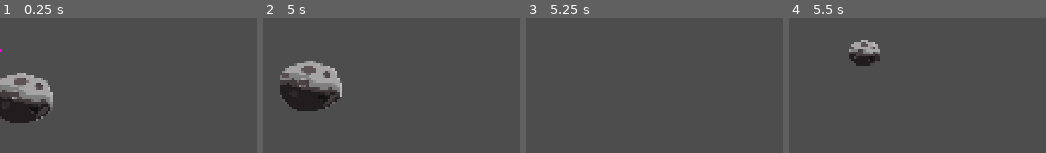
Above: before the commit, frames 1-4 (left to right).
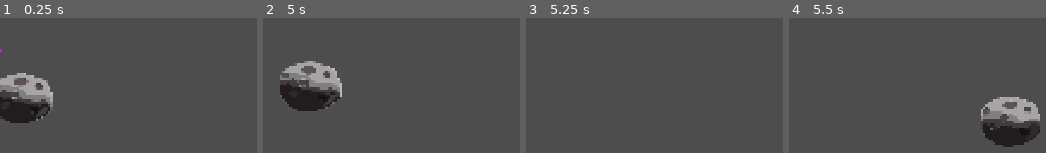
Above: after the commit, the same moments.

Repository: two-sticks-and-a-rock/space-arcade
Game: Godot game, scene res://scenes/player/player_weapons/orbiter/orbiter_ring.tscn
Two runs of this game, one before a commit and one after it. Both use one fixed random seed, a clock stepped at 60 frames per second and the inputs below. This scene is started directly instead of the project's main scene.
Inputs (mouse positions are in pixels of both pictures, inside the frame that each line leads up to):
- Up to frame 1 (0.25 s): no input
- Up to frame 2 (5 s): tap Enter at 0.5 s; move the mouse to (outside the picture) at 0.52 s; press the mouse at (outside the picture) at 0.53 s; hold Right (move_right) 0.53-1.28 s; move the mouse to (outside the picture) at 1.27 s; release the mouse at (outside the picture) at 1.28 s; hold Down (move_back) 1.28-2.03 s; tap Space (sling_release) at 1.35, 2.85, 4.35 s; move the mouse to (outside the picture) at 2.02 s; press the mouse at (outside the picture) at 2.03 s; hold Right (move_right) 2.03-2.78 s; move the mouse to (outside the picture) at 2.77 s; release the mouse at (outside the picture) at 2.78 s; hold Up (move_forward) 2.78-3.53 s; move the mouse to (outside the picture) at 3.52 s; press the mouse at (outside the picture) at 3.53 s; hold Left (move_left) from 3.53 s (still down); move the mouse to (outside the picture) at 4.27 s; release the mouse at (outside the picture) at 4.28 s
- Up to frame 3 (5.25 s): move the mouse to (outside the picture) at 5.02 s; release Left (move_left) at 5.03 s; press the mouse at (outside the picture) at 5.03 s; hold Down (move_back) from 5.03 s (still down)
- Up to frame 4 (5.5 s): keep holding Down (move_back)

Frames 1-3 are identical in both runs. In frame 4, 7.0% of the frame differs, in the area x 23-98%, y 16-96%.

Commit message:
feat: Slight asteroid knockback and spiral out when it goes down (#97)
* remove on_orbiter_entered

* asteroid spiral out

* remove old scale hack and start from bigger than 0

* Spiral out

* remove asteroid

Diff:
--- a/scenes/player/player.gd
+++ b/scenes/player/player.gd
@@ -26,8 +26,8 @@
 	hp_bar.max_value = max_hp
 	hp_bar.value = max_hp
 
-	#var orbiter_ring = orbiter_ring_scene.instantiate() as Node2D
-	#add_child(orbiter_ring)
+	# var orbiter_ring = orbiter_ring_scene.instantiate() as Node2D
+	# add_child(orbiter_ring)
 	# var frost_nova = frost_nova_scene.instantiate() as Node2D
 	# add_child(frost_nova)
 	# var ram_shield = ram_shield_scene.instantiate() as Node2D
--- a/scenes/player/player_weapons/frost_nova/nova_area.gd
+++ b/scenes/player/player_weapons/frost_nova/nova_area.gd
@@ -1,6 +1,6 @@
 extends PlayerBullet
 
 var freeze_time : float
-func _on_orbiter_entered(body: Node2D):
+func _on_nova_entered(body: Node2D):
 	if body.is_in_group("enemy") && body.has_method("freeze"):
 		body.freeze(freeze_time)
--- a/scenes/player/player_weapons/frost_nova/nova_area.tscn
+++ b/scenes/player/player_weapons/frost_nova/nova_area.tscn
@@ -29,4 +29,4 @@
 scale = Vector2(1.2, 1.2)
 sprite_frames = SubResource("SpriteFrames_mx823")
 
-[connection signal="body_entered" from="." to="." method="_on_orbiter_entered"]
+[connection signal="body_entered" from="." to="." method="_on_nova_entered"]
--- a/scenes/player/player_weapons/orbiter/orbiter.gd
+++ b/scenes/player/player_weapons/orbiter/orbiter.gd
@@ -1,10 +1,16 @@
 extends PlayerBullet
 
-# TODO: this is hacky. It's here because the asteroid png is slightly bigger than we want
-var scale_for_sprite = 0.5
+var original_position : Vector2
 
 func _ready():
 	$AnimatedSprite2D.frame = randi_range(0, 3)
 
-func _physics_process(_delta):
-	position = Vector2(position).rotated(weapon.bullet_speed)
+func toggle_visibility(on: bool) -> void:
+	visible = on
+	process_mode = Node.PROCESS_MODE_INHERIT if on == true else  Node.PROCESS_MODE_DISABLED
+
+func _on_orbiter_entered(body: Node2D):
+	if (body.is_in_group("enemy")):
+		body.take_damage(weapon.dmg)
+		var cast_body = body as CharacterBody2D
+		cast_body.shove_enemy(-4*cast_body.velocity)
--- a/scenes/player/player_weapons/orbiter/orbiter_ring.gd
+++ b/scenes/player/player_weapons/orbiter/orbiter_ring.gd
@@ -1,6 +1,9 @@
 extends PlayerWeapon
 
 var distance_from_player = 200
+var min_distance_from_player = 80
+var max_distance_from_player = 1000
+var min_scale = 0.25
 
 var current_bullets : Array[PlayerBullet]
 
@@ -15,7 +18,8 @@
 	for i in num_bullets:
 		var orbiter = bullet_scene.instantiate() as PlayerBullet
 		orbiter.position = child_pos
-		orbiter.bullet_scale = Vector2(bullet_size, bullet_size)*orbiter.scale_for_sprite
+		orbiter.original_position = child_pos
+		orbiter.bullet_scale = Vector2(bullet_size, bullet_size)
 		add_child(orbiter)
 		child_pos = child_pos.rotated(2*PI / num_bullets)
 		current_bullets.append(orbiter)
@@ -30,24 +34,33 @@
 	up_timer.start()
 	down_timer.stop()
 
-	for child in get_children():
-		if child is Area2D:
-			child.process_mode = Node.PROCESS_MODE_INHERIT
-
 func _on_up_timer_timeout():
 	down_timer.start()
 	up_timer.stop()
 
 	for child in get_children():
-		if child is Area2D:
-			child.process_mode = Node.PROCESS_MODE_DISABLED
+		if child is PlayerBullet:
+			child.toggle_visibility(false)
+			child.scale = Vector2.ONE * min_scale
+			child.position = child.original_position.normalized() * min_distance_from_player
 
 func _physics_process(delta):
-	if (!up_timer.is_stopped() && up_timer.time_left <= 1.0):
-		for child in get_children():
-			if child is PlayerBullet && child.scale > Vector2.ZERO:
-				child.scale -= delta*Vector2.ONE
-	if (!down_timer.is_stopped() &&  down_timer.time_left <= 1.0):
-		for child in get_children():
-			if child is PlayerBullet && child.scale <=Vector2.ONE*bullet_size:
-				child.scale += delta*Vector2.ONE
+	var grow_rate : Vector2 = (bullet_size - min_scale) * delta * Vector2.ONE
+	var spiral_out_rate : float = (distance_from_player - min_distance_from_player) * delta
+	var fly_out_rate : float = (max_distance_from_player - distance_from_player) * delta
+
+	for child in get_children():
+		if child is PlayerBullet:
+			var start_flying = !up_timer.is_stopped() && up_timer.time_left <= 1.0
+			if (start_flying):
+				child.position += child.position.normalized() * fly_out_rate
+
+			var start_growing = !down_timer.is_stopped() && down_timer.time_left <= 1.0
+			if (start_growing):
+				# need to set process_mode here otherwise the asteroids don't rotate as they come up
+				child.toggle_visibility(true)
+
+				if child.scale <= child.bullet_scale:
+					child.scale += grow_rate
+					child.position += child.position.normalized() * spiral_out_rate
+			child.position = Vector2(child.position).rotated(bullet_speed)
--- a/scenes/player/player_weapons/player_bullet.gd
+++ b/scenes/player/player_weapons/player_bullet.gd
@@ -13,7 +13,3 @@
 
 func _scale_bullet(new_scale: Vector2):
 	bullet_scale = new_scale
-
-func _on_orbiter_entered(body: Node2D):
-	if (body.is_in_group("enemy")):
-		body.take_damage(weapon.dmg)
